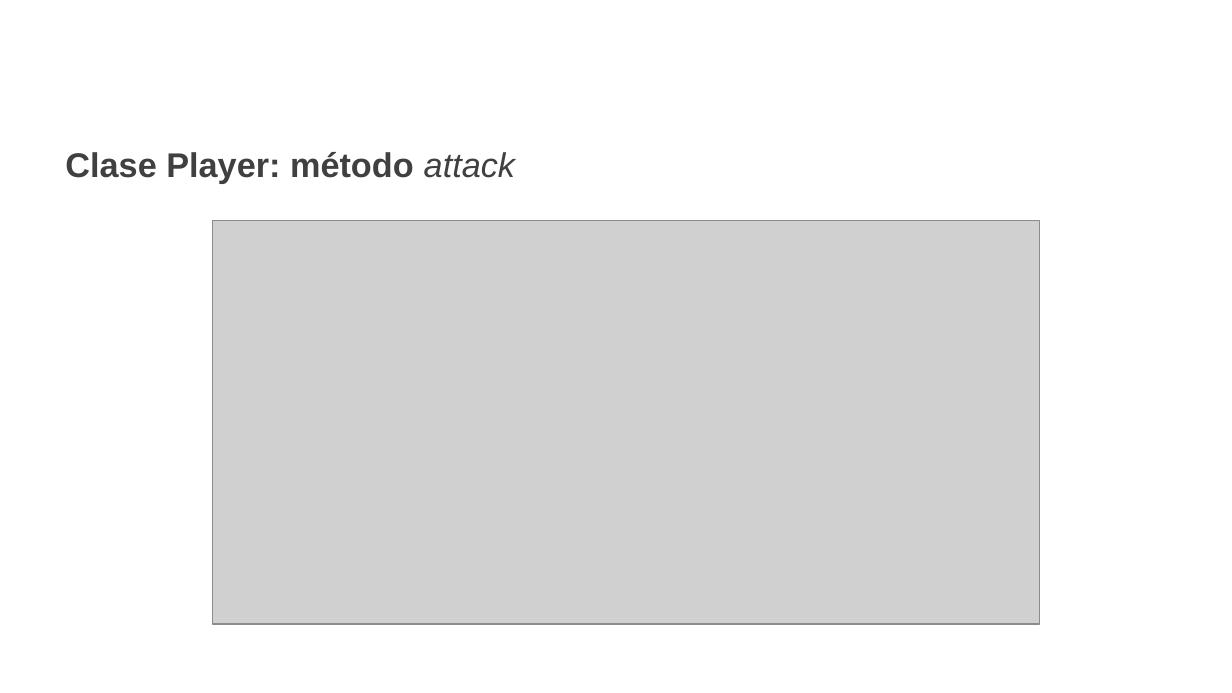
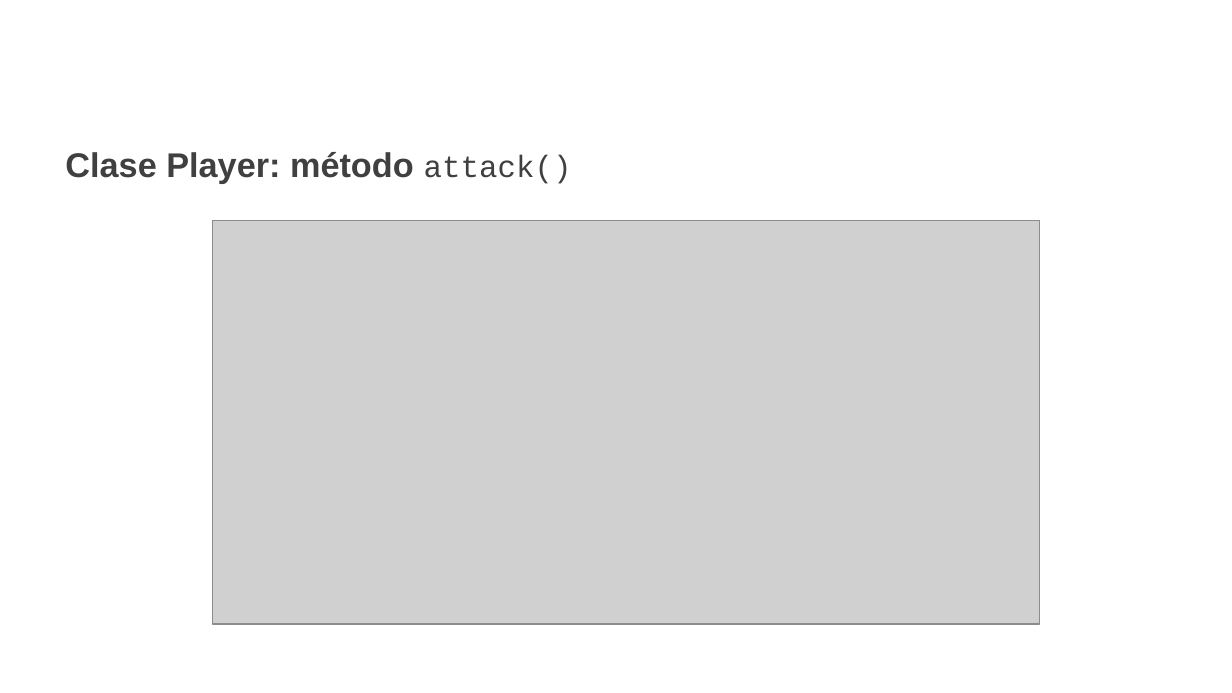
Before and after one commit to estebanarivasv/NavalBattle, a slide deck: slide 11 of Presentación.pptx (slide 12 before the commit). Drawn at 1232x693 pixels with LibreOffice and Linux fonts; fonts in the diff are those of the drawing; grey boxes stand for pictures; background and template pictures are left out. Boxes give left, top, right and bottom in pixels: in the first picture for what was removed or moved away, otherwise in the second. Text is boxed around its words. In the diff, an @@ line names an element or a change of style, - is before the commit and + after.

```diff
--- a/Presentación.pptx
+++ b/Presentación.pptx
@@ text at [65,152,572,184]: text changed @@
-Clase Player: método attack
+Clase Player: método attack()
```
Also in this commit, not shown: 17 other slides changed, 1 slide removed, 1 other file.
